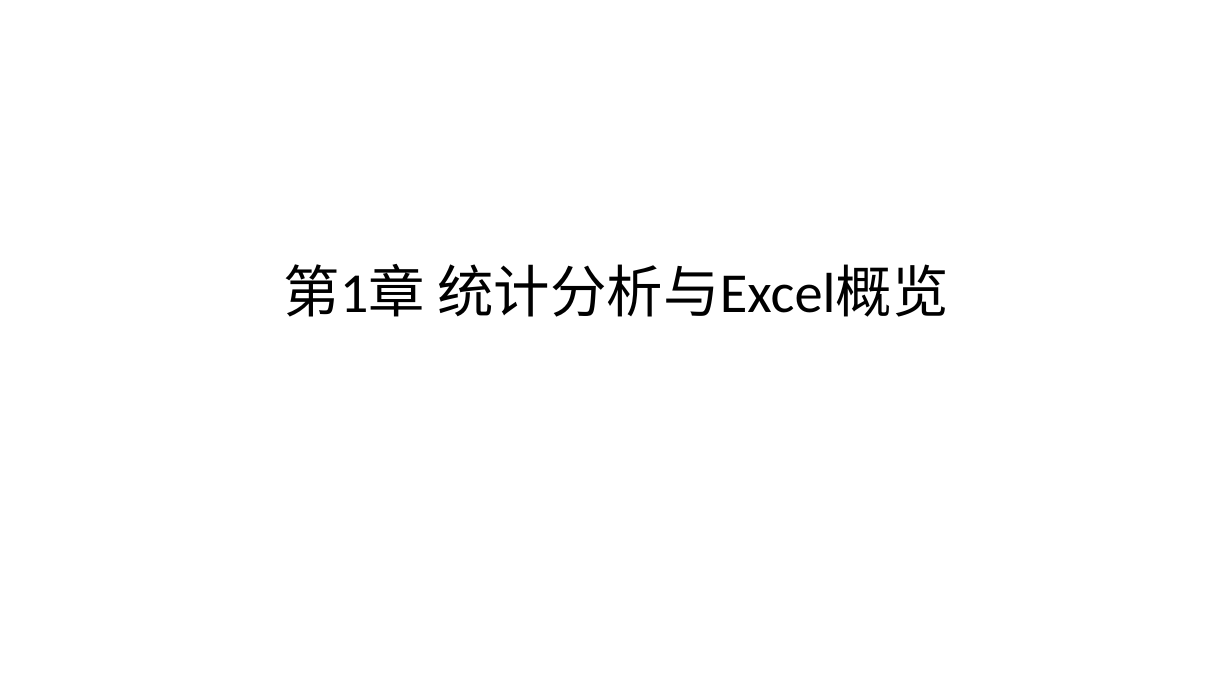
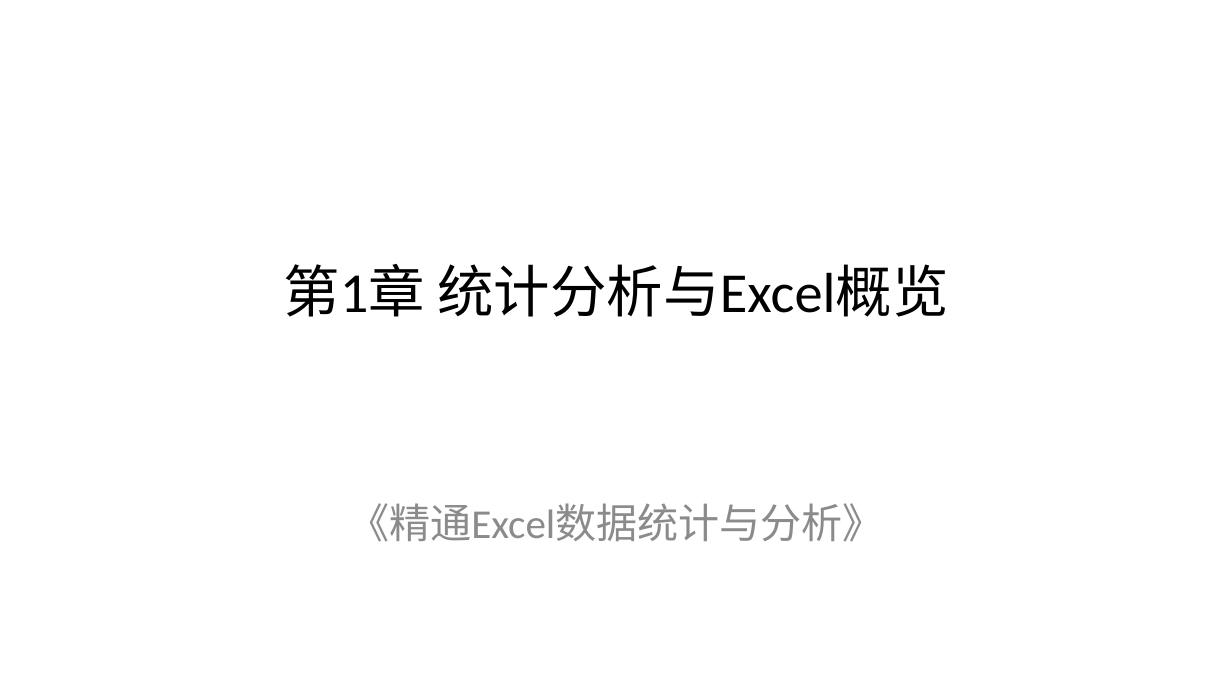
Before and after one commit to lizongzhang/excelstat, a slide deck: slide 1 of docs/chap1_slide.pptx. Drawn at 1232x693 pixels with LibreOffice and Linux fonts; fonts in the diff are those of the drawing. Boxes give left, top, right and bottom in pixels: in the first picture for what was removed or moved away, otherwise in the second. Text is boxed around its words. In the diff, an @@ line names an element or a change of style, - is before the commit and + after.

```diff
--- a/docs/chap1_slide.pptx
+++ b/docs/chap1_slide.pptx
@@ subtitle added at <box>348,503,884,542</box>, 24 pt, text #8C8C8C @@
+《精通Excel数据统计与分析》
```
Also in this commit, not shown: 3 other slides changed, 4 slides added, 39 other files.
